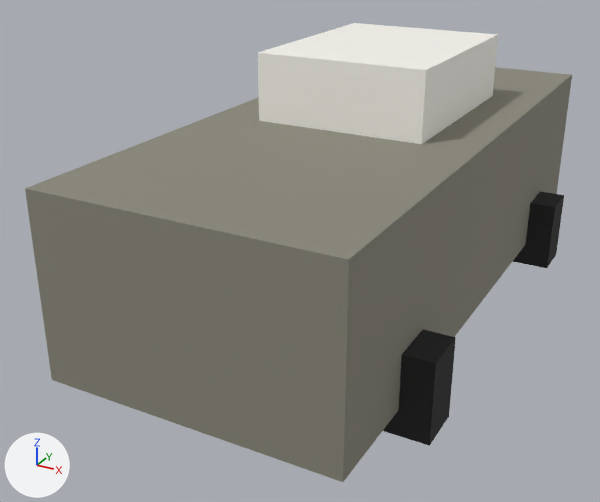
The glTF model _emir-src/public/models/vehicles/offroader.glb: old version first, new version second.
One viewpoint serves both versions: a camera (50 mm lens) standing at (2.52, -5.54, 2.64) and looking at (-0.3, -0.41, 0.08). Arrows for +X, +Y and +Z are at lower left; the lights stay in place. The first picture is the older version.

In view in the first picture: 'cabin_voxel', 'chassis', 'wheel_fr', 'wheel_rr'.
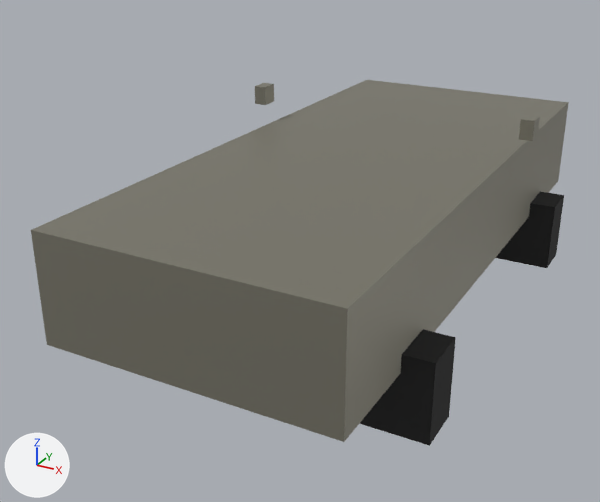
Edits to the bpy script that builds the scene:
```text
Change mat_body:
    mat_body.metallic: 0.04 -> 0.5
    mat_body.roughness: 0.78 -> 0.45
Change ob_chassis:
    ob_chassis.scale: (2.05, 4.7, 1.28) -> (2.05, 4.7, 0.768)
Change ob_cabin_voxel:
    ob_cabin_voxel: bpy.data.objects.new('cabin_voxel', me_mesh_2) -> bpy.data.objects.new('cabin_voxel', None)
    ob_cabin_voxel.location: (0.0, 0.376, 1.203) -> (0.0, 0.235, 1.024)
    ob_cabin_voxel.scale: (1.27, 1.6, 0.704) -> (1.74, 2.35, 0.64)
Add ob_mirror_l:
    ob_mirror_l = bpy.data.objects.new('mirror_l', me_mesh_0)
    ob_mirror_l.location = (-1.127, 0.47, 1.024)
    ob_mirror_l.scale = (0.1, 0.15, 0.15)
```

Changed parts and their boxes (x1, y1, x2, y2) in the pictures (600 x 502 px):
'chassis', surface changed, rescaled (13% shorter): before (25, 67, 572, 482); after (31, 80, 569, 442)
'cabin_voxel', no longer drawn: before (258, 23, 498, 144)
'mirror_r', now drawn: after (519, 115, 540, 141)
'mirror_l', added: after (255, 83, 274, 105)
